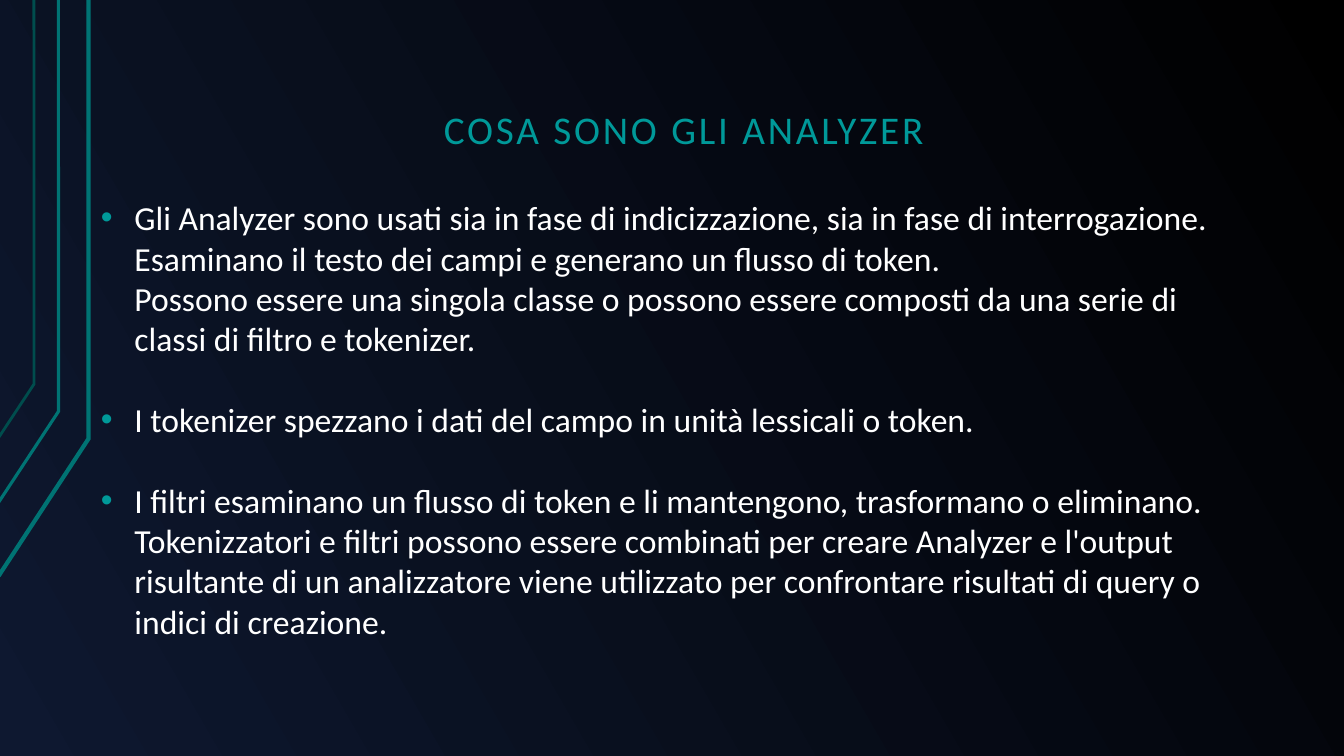
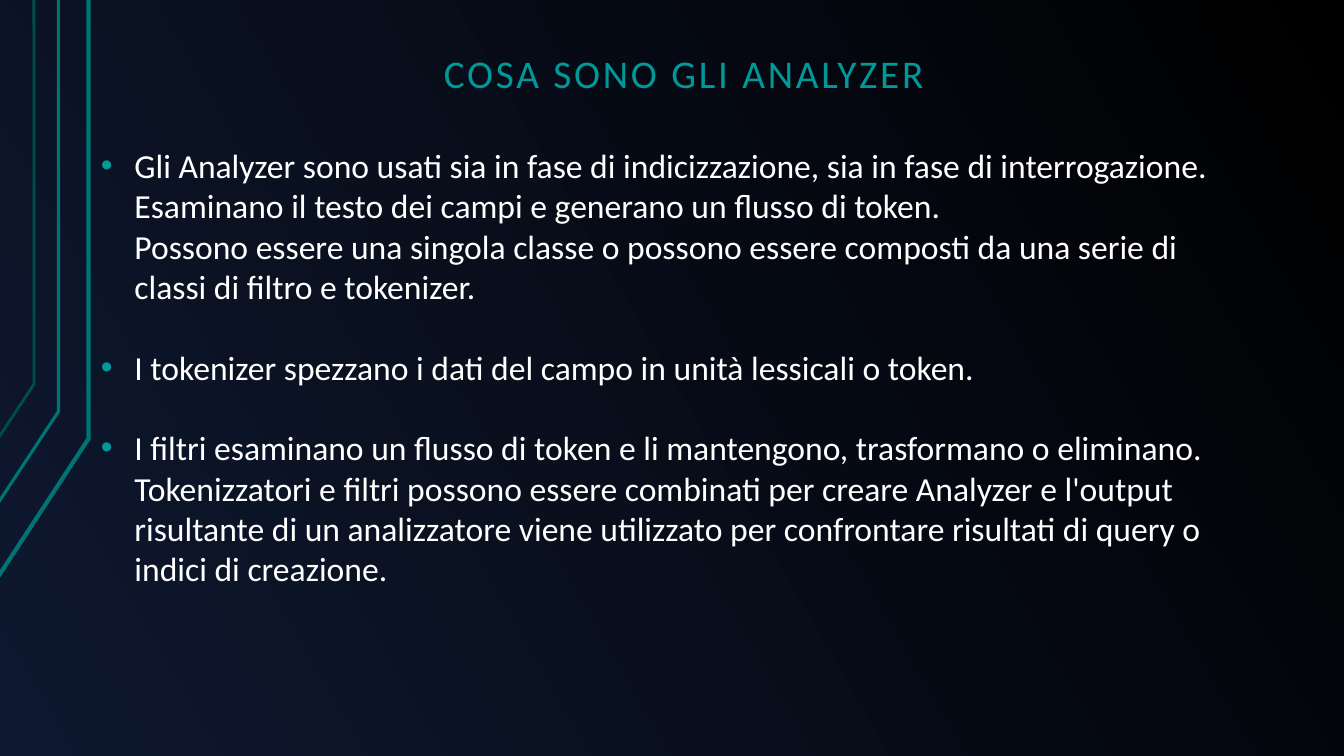
Before and after one commit to GreRagu/ProgettoGavi, a slide deck: slide 7 of Hegregio.odp. Drawn at 1344x756 pixels with LibreOffice and Linux fonts; fonts in the diff are those of the drawing. Boxes give left, top, right and bottom in pixels: in the first picture for what was removed or moved away, otherwise in the second. Text is boxed around its words. In the diff, an @@ line names an element or a change of style, - is before the commit and + after.

```diff
--- a/Hegregio.odp
+++ b/Hegregio.odp
@@ text "COSA SONO GLI ANALYZER": place and size @@
-text "COSA SONO GLI ANALYZER" at bbox=[444, 118, 923, 144]
+text "COSA SONO GLI ANALYZER" at bbox=[444, 62, 923, 88]
@@ text "Gli Analyzer sono usati sia ...": place and size @@
-text "Gli Analyzer sono usati sia ..." at bbox=[134, 206, 1206, 635]
+text "Gli Analyzer sono usati sia ..." at bbox=[134, 154, 1206, 582]
```
Also in this commit, not shown: 3 other slides changed, 2 slides added, 1 slide removed, 1 other file.
